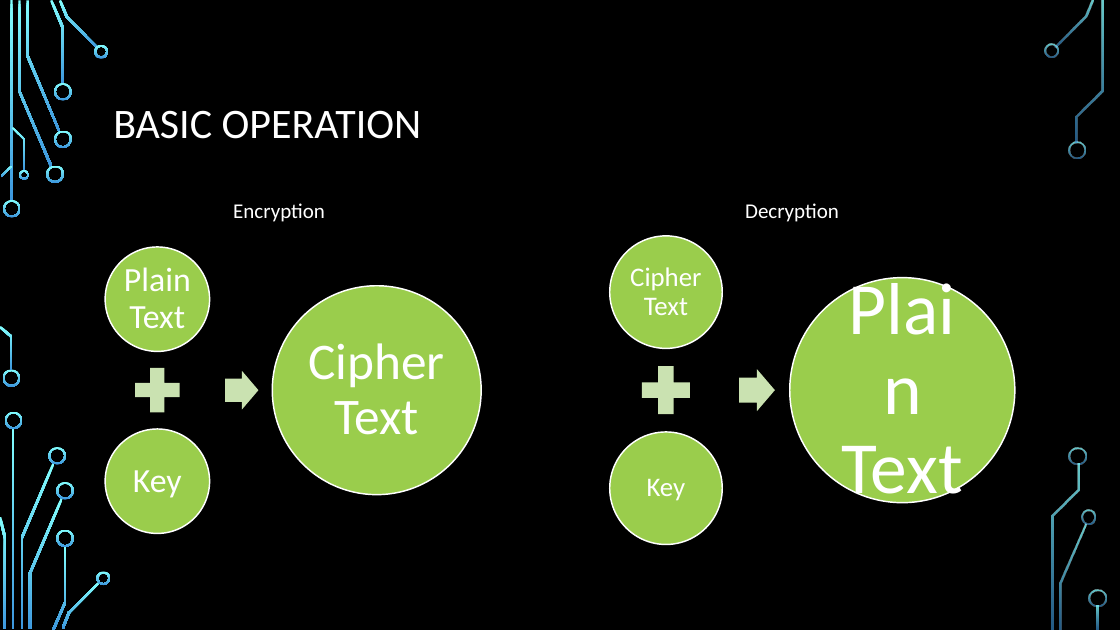
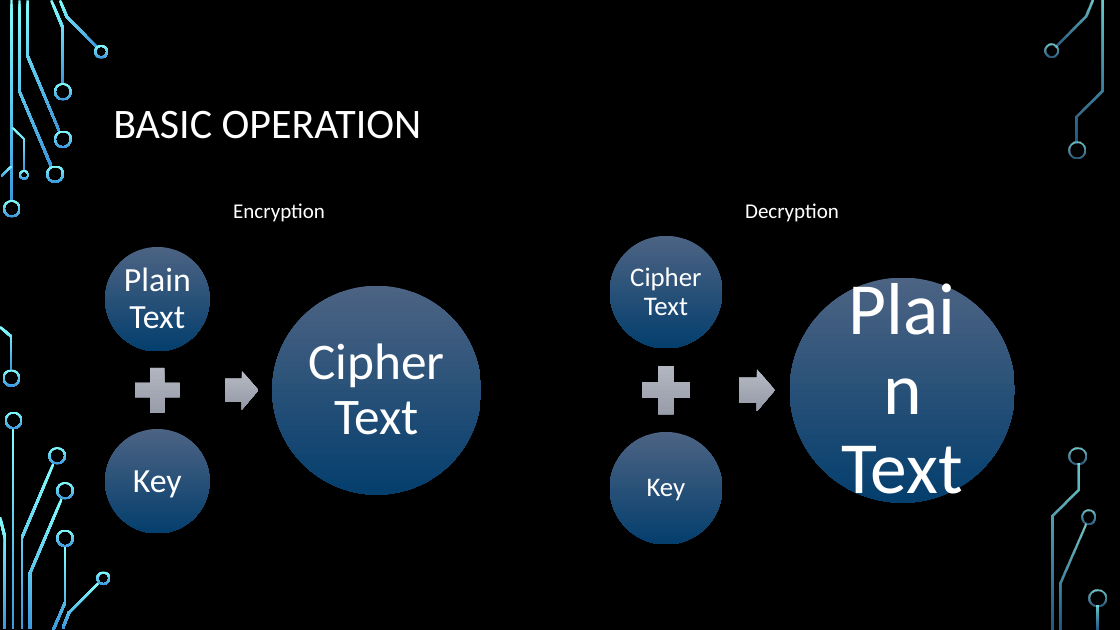
Before and after one commit to stevemann2705/meetup, a slide deck: slide 9 of Crypto.pptx (slide 8 before the commit). Drawn at 1120x630 pixels with LibreOffice and Linux fonts; fonts in the diff are those of the drawing; background and template pictures are left out. Boxes give left, top, right and bottom in pixels: in the first picture for what was removed or moved away, otherwise in the second. Text is boxed around its words. In the diff, an @@ line names an element or a change of style, - is before the commit and + after.

```diff
--- a/Crypto.pptx
+++ b/Crypto.pptx
@@ fill #9ACD4C to gradient #4D6383 to #05406E; outline #FFFFFF 1.25 pt to none; shadow on in 6 elements at (105,247,209,351), (105,429,209,534), (272,286,481,495), (610,236,723,349), (610,432,723,544), (790,278,1015,503) @@
@@ fill #CAE3B2 to gradient #B6BBC4 to #959BA6; shadow on in 4 elements at (127,360,187,420), (225,371,259,409), (634,358,699,423), (739,370,776,412) @@
```
Also in this commit, not shown: 7 other slides changed, 3 slides added.
